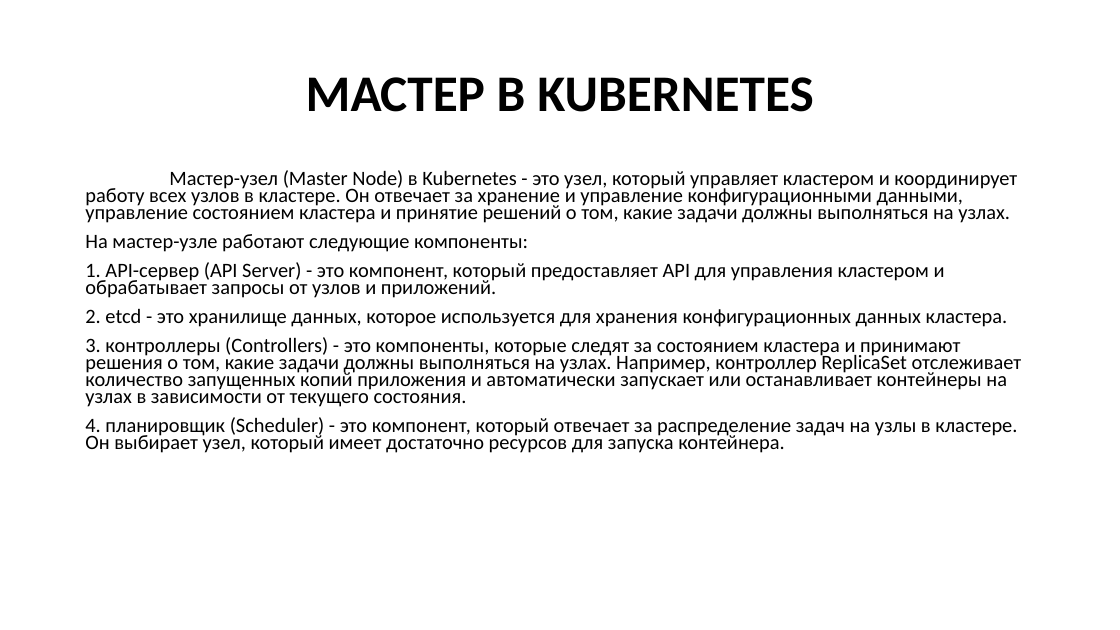
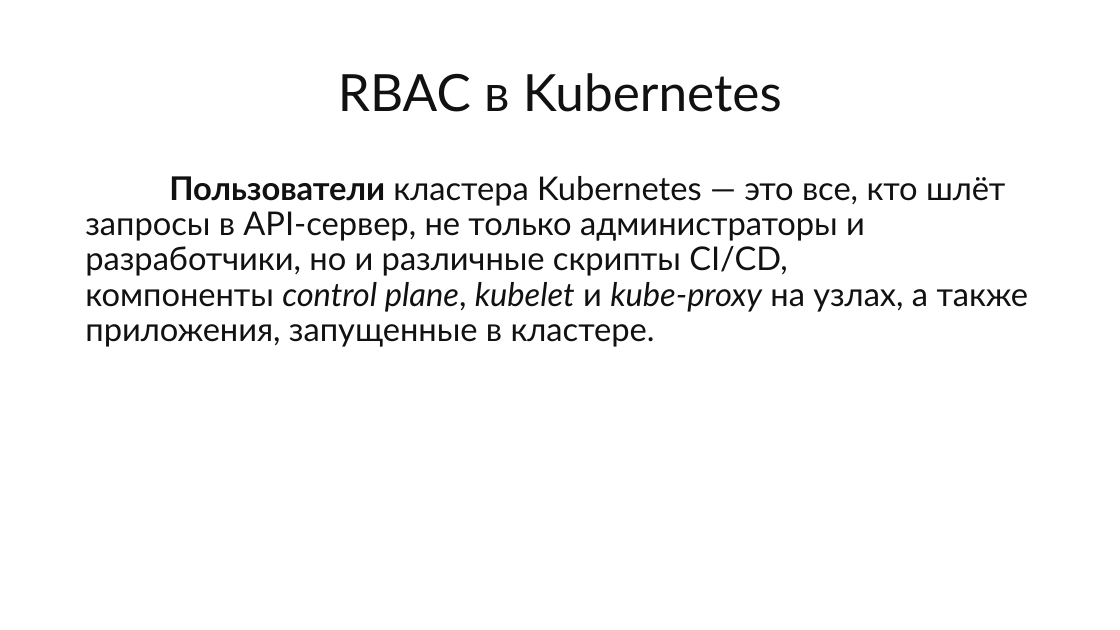
Before and after one commit to Kollekcioner47/k8s, a slide deck: slide 88 of k8s.pptx (slide 31 before the commit). Drawn at 1120x630 pixels with LibreOffice and Linux fonts; fonts in the diff are those of the drawing. Boxes give left, top, right and bottom in pixels: in the first picture for what was removed or moved away, otherwise in the second. Text is boxed around its words. In the diff, an @@ line names an element or a change of style, - is before the commit and + after.

```diff
--- a/k8s.pptx
+++ b/k8s.pptx
@@ title at bbox=[338, 73, 782, 112]: text changed; font Calibri to Lato; text colour #000000 to #111111; bold off @@
-МАСТЕР В KUBERNETES
+RBAC в Kubernetes
@@ text at bbox=[85, 176, 1029, 347]: text changed; size 17.5 to 28 pt; font Calibri to Lato; text colour #000000 to #111111 @@
-Мастер-узел (Master Node) в Kubernetes - это узел, который управляет кластером и координирует работу всех узлов в кластере. Он отвечает за хранение и управление конфигурационными данными, управление состоянием кластера и принятие решений о том, какие задачи должны выполняться на узлах.
-На мастер-узле работают следующие компоненты:
-1. API-сервер (API Server) - это компонент, который предоставляет API для управления кластером и обрабатывает запросы от узлов и приложений.
-2. etcd - это хранилище данных, которое используется для хранения конфигурационных данных кластера.
-3. контроллеры (Controllers) - это компоненты, которые следят за состоянием кластера и принимают решения о том, какие задачи должны выполняться на узлах. Например, контроллер ReplicaSet отслеживает количество запущенных копий приложения и автоматически запускает или останавливает контейнеры на узлах в зависимости от текущего состояния.
-4. планировщик (Scheduler) - это компонент, который отвечает за распределение задач на узлы в кластере. Он выбирает узел, который имеет достаточно ресурсов для запуска контейнера.
+Пользователи кластера Kubernetes — это все, кто шлёт запросы в API-сервер, не только администраторы и разработчики, но и различные скрипты CI/CD, компоненты control plane, kubelet и kube-proxy на узлах, а также приложения, запущенные в кластере.
```
Also in this commit, not shown: 7 other slides changed, 23 slides added, 12 slides removed.
